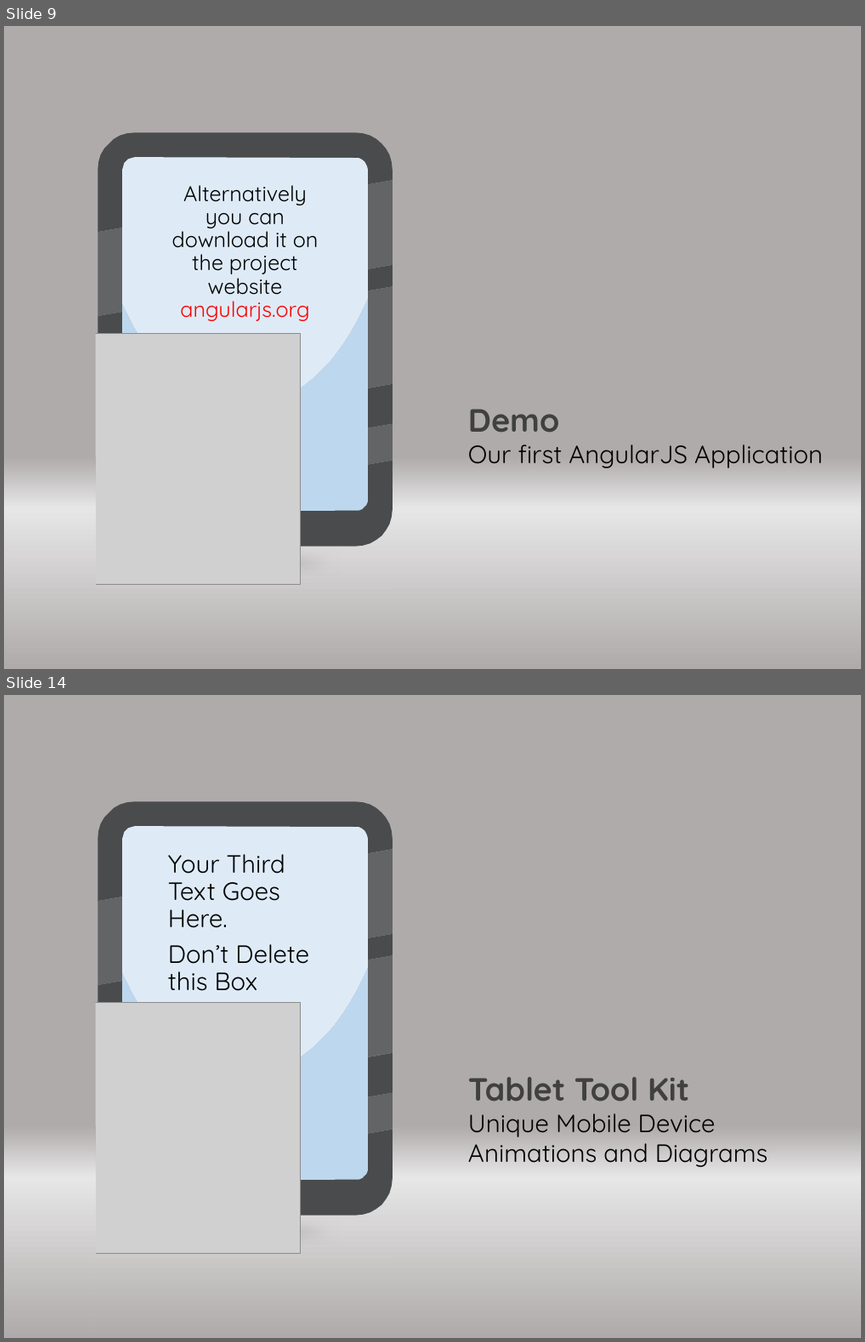
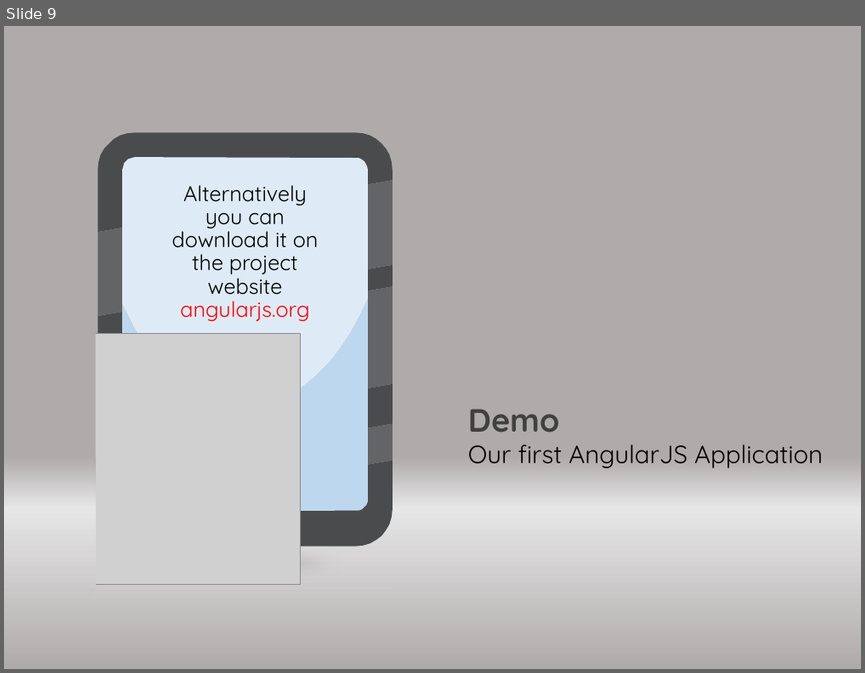
Before and after one commit to JamesBender/AngularDemos, a slide deck: Slides/AngularJSForDotNetDevelopers.pptx. Shown one above the other, each under a label of ours: slides 9 and 14 before the commit, slide 9 after it; the slides between them are not shown. The pictures are 865x1342 and 865x673 pixels, drawn with LibreOffice and Linux fonts; fonts in the diff are those of the drawing; grey boxes stand for pictures. Boxes give left, top, right and bottom in pixels: in the first picture for what was removed or moved away, otherwise in the second. Text is boxed around its words. In the diff, an @@ line names an element or a change of style, - is before the commit and + after.

```diff
--- a/Slides/AngularJSForDotNetDevelopers.pptx
+++ b/Slides/AngularJSForDotNetDevelopers.pptx
@@ slide 14 removed at bbox=[4, 695, 861, 1338], background gradient #AFABAB to #E7E6E6 @@
@@ rectangle removed at bbox=[4, 695, 96, 1338] @@
@@ rectangle removed at bbox=[392, 695, 861, 1338] @@
@@ group removed at bbox=[98, 801, 392, 1214]: 9 freeform shapes @@
@@ text removed at bbox=[168, 854, 309, 991] @@
-Your Third Text Goes Here.
-Don’t Delete this Box
@@ picture removed at bbox=[90, 1003, 301, 1253] @@
@@ text removed at bbox=[468, 1077, 768, 1167] @@
-Tablet Tool Kit
-Unique Mobile Device Animations and Diagrams
@@ ellipse removed at bbox=[69, 1217, 432, 1246] @@
```
Also in this commit, not shown: 2 slides changed, 2 slides added, 4 other slides removed, 4 other files.
